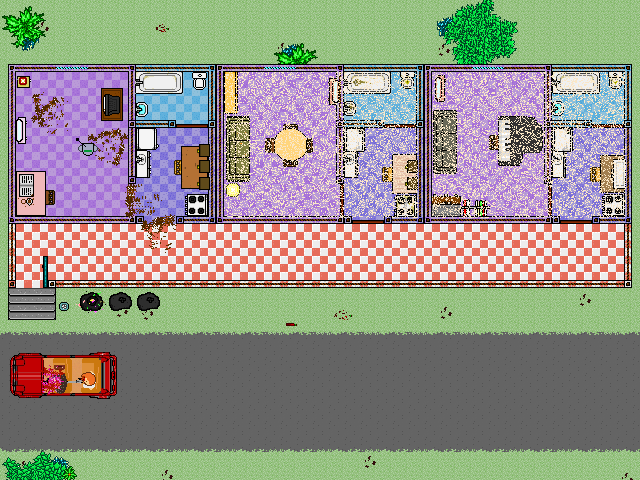
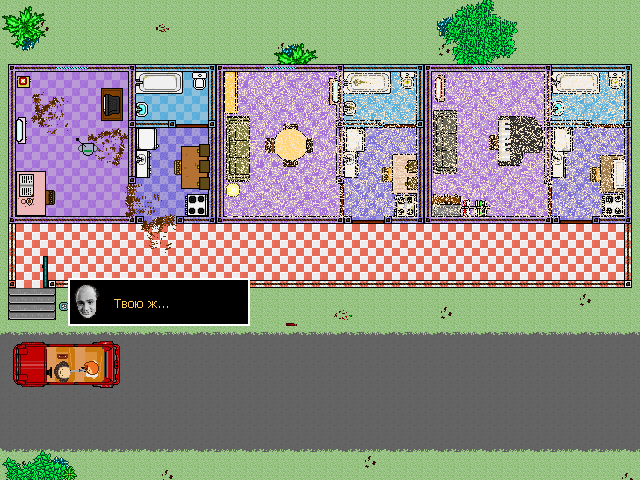
Layered file, before and after one edit (640 × 480). Changes by layer:
removed layer "Layer 10" (1st of 2, in "Group 2") from group "Group 2" over (x1=45, y1=366, x2=57, y2=377)
removed layer "Layer 5 copy" from group "Group 2" over (x1=67, y1=376, x2=85, y2=384)
removed layer "Layer 1 copy 3" from group "Group 2" over (x1=81, y1=372, x2=96, y2=386)
removed layer "Layer 66 copy 3" from group "Group 2" over (x1=83, y1=371, x2=96, y2=390)
removed layer "Layer 17" (1st of 2, in "Group 2") from group "Group 2" over (x1=42, y1=381, x2=55, y2=394)
removed layer "Layer 16" (1st of 2, in "Group 2") from group "Group 2" over (x1=42, y1=377, x2=58, y2=394)
removed layer "Layer 15" (1st of 2, in "Group 2") from group "Group 2" over (x1=41, y1=365, x2=59, y2=382)
removed layer "Layer 14" (1st of 2, in "Group 2") from group "Group 2" over (x1=50, y1=375, x2=64, y2=388)
removed layer "Layer 4 copy" (1st of 3, in "Group 2") from group "Group 2" over (x1=48, y1=377, x2=61, y2=390)
renamed "Layer 3 copy" to "Layer 28", painted on it over (x1=51, y1=284, x2=100, y2=394)
renamed "Layer 2 copy" to "Твою ж...", painted on it over (x1=54, y1=299, x2=168, y2=370)
renamed "Layer 1 copy" to "Layer 27", painted on it over (x1=10, y1=278, x2=250, y2=399)
added group "Group 1" (2nd of 2) with 7 layers above "Layer 51" over (x1=13, y1=341, x2=120, y2=388)
added layer "Layer 5" (2nd of 2, in "Group 1") in group "Group 1" over (x1=70, y1=365, x2=88, y2=373)
added layer "Layer 1 copy 2" in group "Group 1" over (x1=84, y1=361, x2=99, y2=375)
added layer "Layer 66 copy 2" in group "Group 1" over (x1=86, y1=360, x2=99, y2=379)
added layer "Layer 4" (2nd of 2, in "Group 1") in group "Group 1" over (x1=58, y1=366, x2=71, y2=379)
added layer "Layer 3" in group "Group 1" over (x1=54, y1=361, x2=70, y2=383)
added layer "Layer 1" (2nd of 2, in "Group 1") in group "Group 1" over (x1=13, y1=341, x2=120, y2=388)
…and 9 more changes (1 added, 8 removed)
